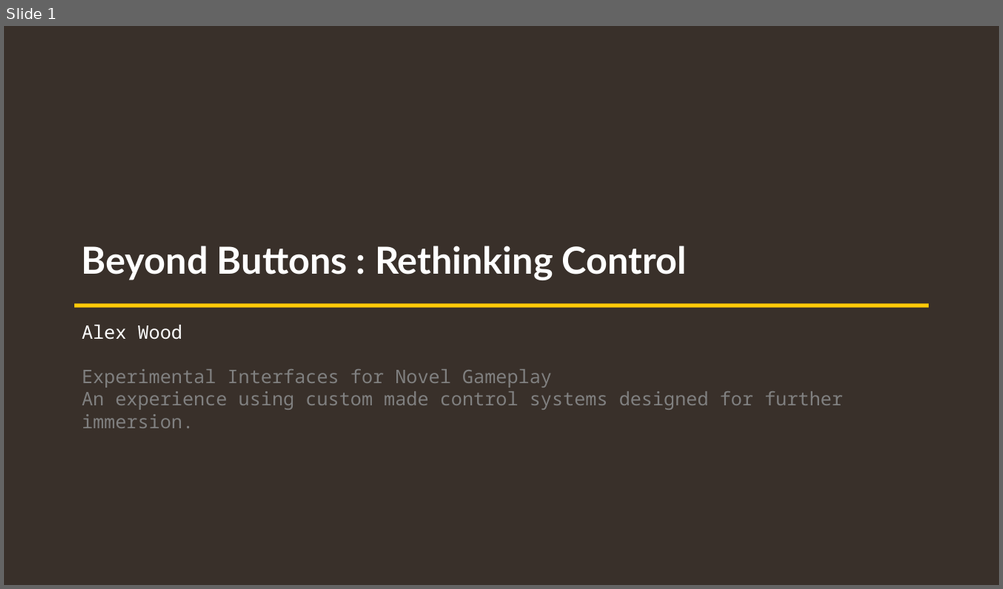
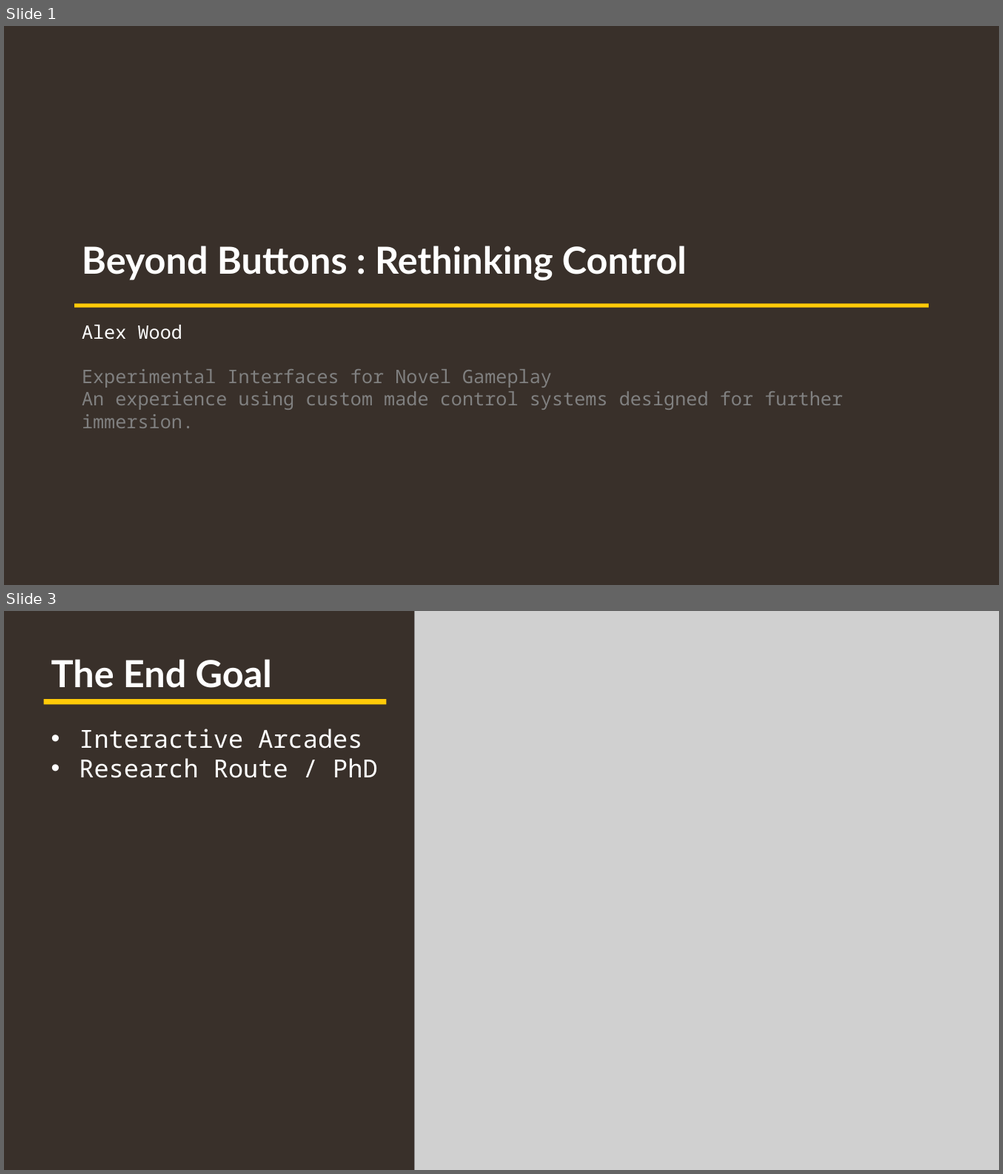
Before and after one commit to Astarrix/Beyond-Buttons, a slide deck: Project/FYP Presentation.pptx. Shown one above the other, each under a label of ours: slide 1 before the commit, slides 1 and 3 after it; the slides between them are not shown. The pictures are 1003x589 and 1003x1174 pixels, drawn with LibreOffice and Linux fonts; fonts in the diff are those of the drawing; grey boxes stand for pictures. Boxes give left, top, right and bottom in pixels: in the first picture for what was removed or moved away, otherwise in the second. Text is boxed around its words. In the diff, an @@ line names an element or a change of style, - is before the commit and + after.

```diff
--- a/Project/FYP Presentation.pptx
+++ b/Project/FYP Presentation.pptx
@@ slide 3 added at (4,611,999,1170), background #39302A @@
@@ picture added at (415,611,999,1170) @@
@@ text added at (51,659,272,688), 36 pt, text #FFFFFF, bold @@
+The End Goal
@@ rectangle added at (43,699,386,704), fill #FFCA08 @@
@@ text added at (79,729,378,778), 24 pt, text #FFFFFF @@
+• Interactive Arcades
+• Research Route / PhD
```
Also in this commit, not shown: 3 slides changed, 6 other slides added, 44 other files.
